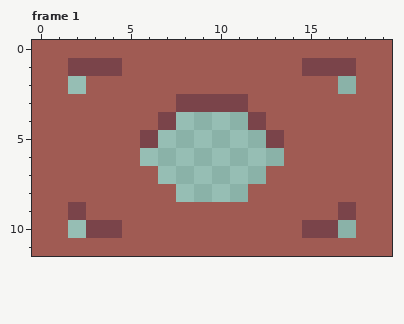
One commit to this pixel-art file: Assets/Sprites/RoomSets/RoomTemplate.aseprite. The picture above was drawn from the file before the commit.
20x12 pixels, 2 frames. Shown: frame 1. The commit also changed other frames, which this record leaves out.
And afterwards:
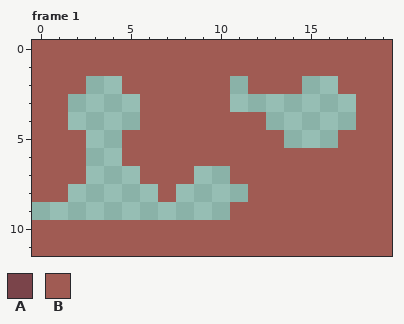
Palette (. is transparent): A #7a444a  B #a05b53
From old to new:
--- frame 1
@@ x 0..19 @@
  0 BBBBBBBBBBBBBBBBBBBB
- 1 BBAAABBBBBBBBBBAAABB
- 2 BB.BBBBBBBBBBBBBB.BB
- 3 BBBBBBBBAAAABBBBBBBB
- 4 BBBBBBBA....ABBBBBBB
- 5 BBBBBBA......ABBBBBB
- 6 BBBBBB........BBBBBB
- 7 BBBBBBB......BBBBBBB
- 8 BBBBBBBB....BBBBBBBB
- 9 BBABBBBBBBBBBBBBBABB
-10 BB.AABBBBBBBBBBAA.BB
+ 1 BBBBBBBBBBBBBBBBBBBB
+ 2 BBB..BBBBBB.BBB..BBB
+ 3 BB....BBBBB.......BB
+ 4 BB....BBBBBBB.....BB
+ 5 BBB..BBBBBBBBB...BBB
+ 6 BBB..BBBBBBBBBBBBBBB
+ 7 BBB...BBB..BBBBBBBBB
+ 8 BB.....B....BBBBBBBB
+ 9 ...........BBBBBBBBB
+10 BBBBBBBBBBBBBBBBBBBB
 11 BBBBBBBBBBBBBBBBBBBB
Where, in picture pixels (left, top, right, bottom), the same in both pictures:
changed: (32, 58, 356, 238)
